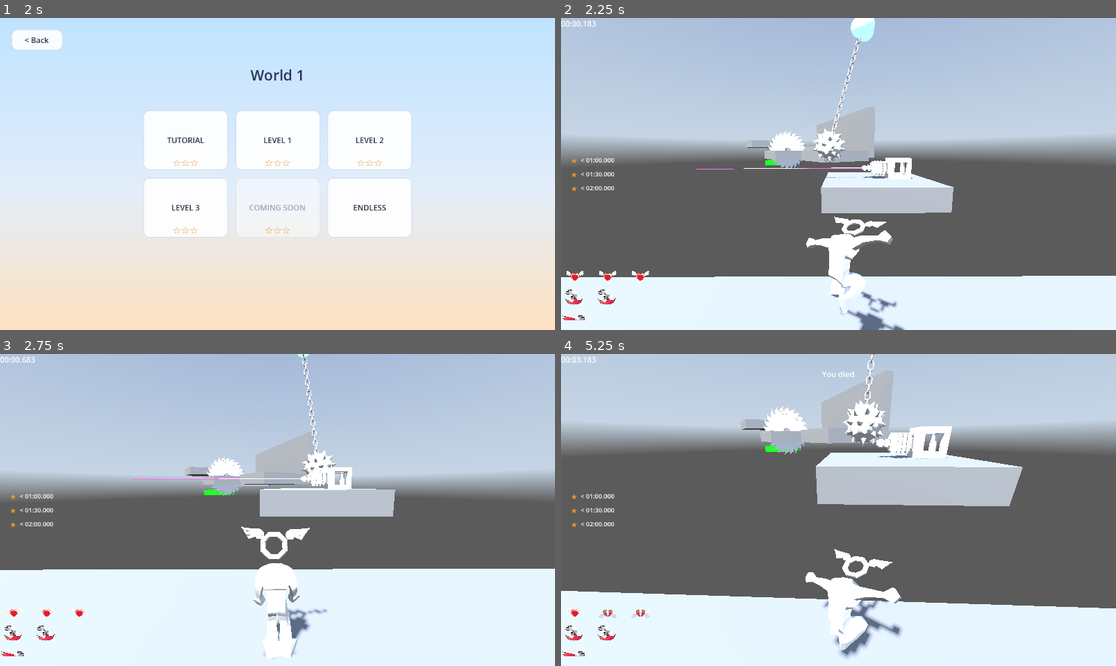
Above: before the commit, frames 1-4 (two rows, left to right).
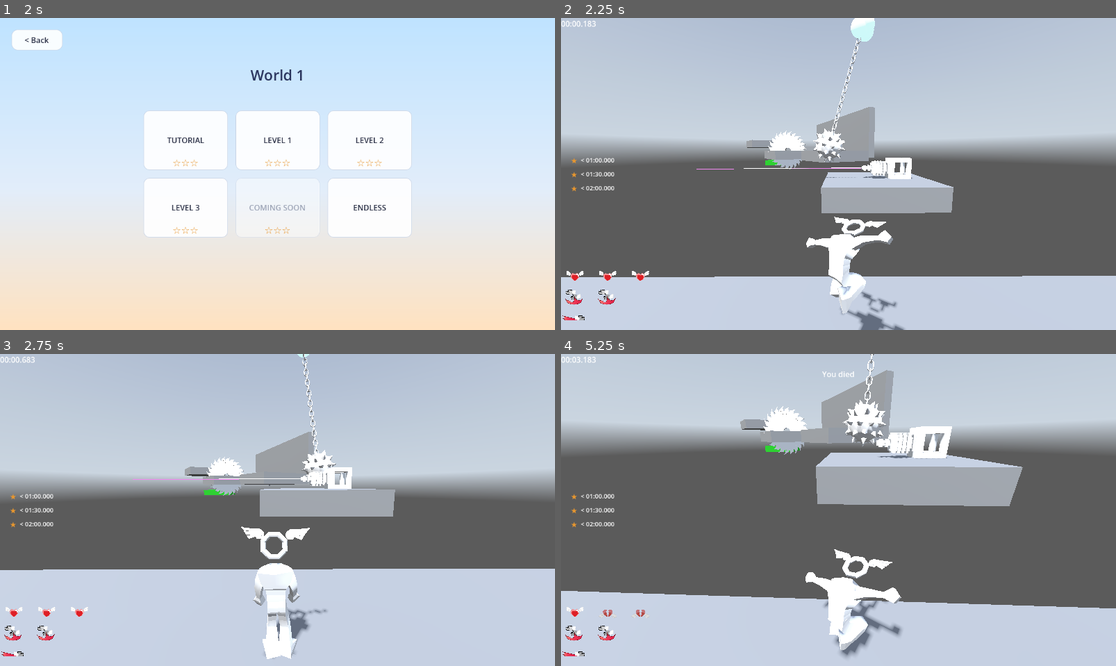
Above: after the commit, the same moments.

Repository: jpvds1/DDJD
Game: Godot game, scene res://scenes/game_controller.tscn
Two runs of this game, one before a commit and one after it. Both use one fixed random seed, a clock stepped at 60 frames per second and the inputs below. A sky picture missing from this copy of the repository is replaced by a grey-blue gradient. Sound files missing from this copy of the repository are replaced by a short silence.
Inputs (mouse positions are in pixels of both pictures, inside the frame that each line leads up to):
- Up to frame 1 (2 s): click "Continue as Guest" at 0.5 s; click "Play" at 1.25 s
- Up to frame 2 (2.25 s): click "LEVEL 1" at 2 s
- Up to frame 3 (2.75 s): no input
- Up to frame 4 (5.25 s): tap Enter at 2.75 s; move the mouse to (866, 510) at 2.77 s; hold W (move_forwards) from 2.78 s (still down); tap Q (dash) at 2.85, 4.35 s; tap Space (jump) at 3.02, 3.77 s; move the mouse to (810, 510) at 3.52 s; tap Shift (sprint) at 3.6, 5.1 s; move the mouse to (849, 503) at 4.27 s; move the mouse to (832, 516) at 5.02 s

Frame 1 is identical in both runs. In frame 2, 21% of the frame differs, in the area x 0-100%, y 7-100%; in frame 3, 33%, in the area x 0-100%, y 0-100%; in frame 4, 28%.

Commit message:
feat: less saturation

Diff:
--- a/platformer-game/scenes/levels/base_level.tscn
+++ b/platformer-game/scenes/levels/base_level.tscn
@@ -13,6 +13,8 @@
 background_energy_multiplier = 1.2
 sky = SubResource("Sky_wwrw0")
 ambient_light_energy = 1.25
+adjustment_enabled = true
+adjustment_saturation = 0.7
 
 [sub_resource type="CameraAttributesPractical" id="CameraAttributesPractical_uk53i"]
 
@@ -24,4 +26,5 @@
 
 [node name="DirectionalLight3D" type="DirectionalLight3D" parent="." unique_id=494551789]
 transform = Transform3D(-0.8660254, -0.43301278, 0.25, 0, 0.49999997, 0.86602545, -0.50000006, 0.75, -0.43301266, 0, 0, 0)
+light_energy = 0.5
 shadow_enabled = true
Not shown: 1 places in platformer-game/scenes/levels/base_level.tscn that only renumber resources
